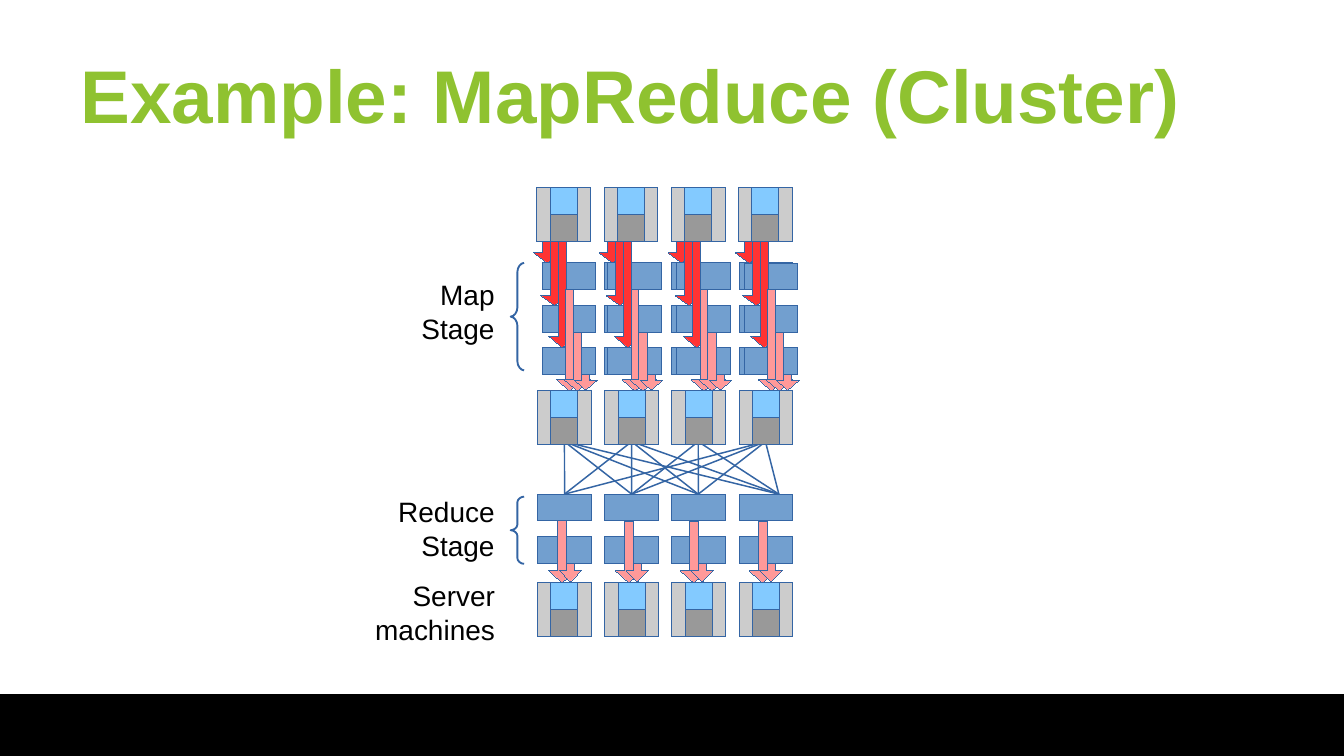
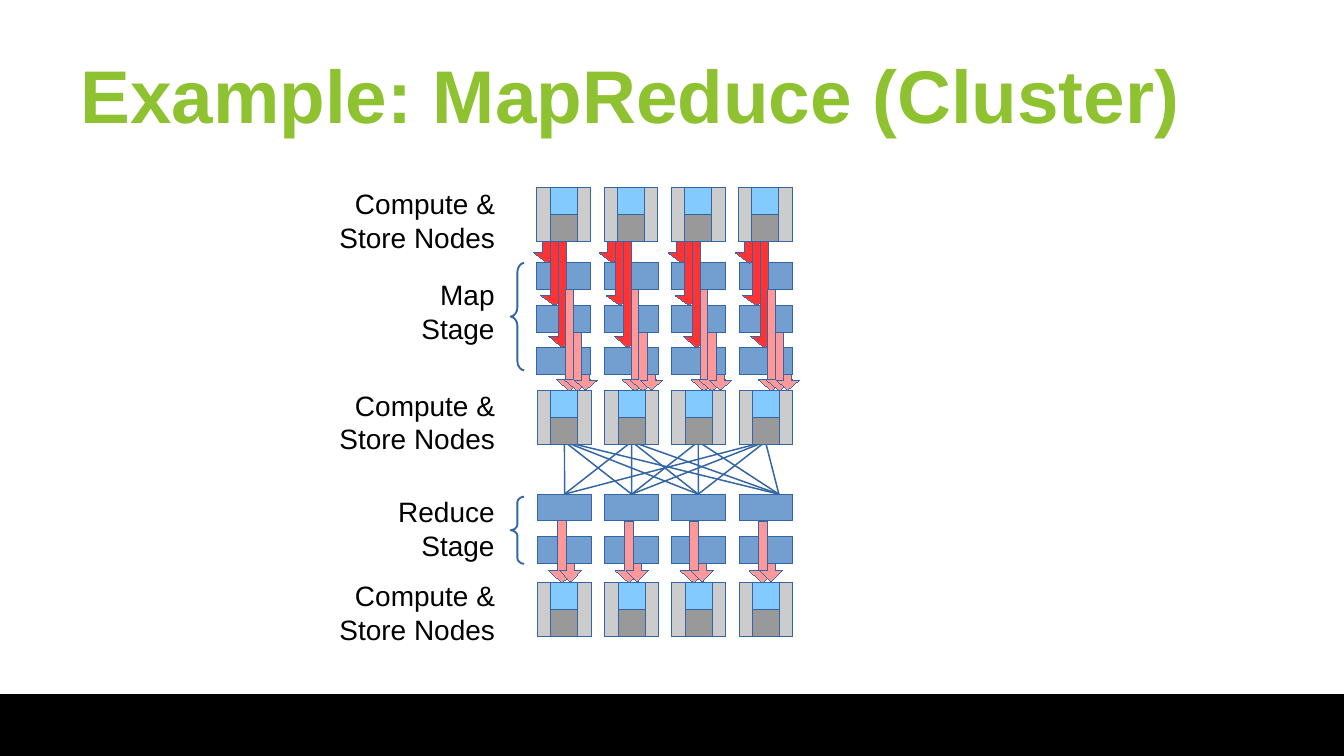
Before and after one commit to huangyibo/spark-summit-18, a slide deck: slide 4 of slides/spark-summit-18.odp. Drawn at 1344x756 pixels with LibreOffice and Linux fonts; fonts in the diff are those of the drawing; background and template pictures are left out. Boxes give left, top, right and bottom in pixels: in the first picture for what was removed or moved away, otherwise in the second. Text is boxed around its words. In the diff, an @@ line names an element or a change of style, - is before the commit and + after.

Commit message:
slides

```diff
--- a/slides/spark-summit-18.odp
+++ b/slides/spark-summit-18.odp
@@ text added at box(339, 194, 495, 249), 15 pt, text #000000 @@
+Compute & Store Nodes
@@ rectangle removed at box(607, 263, 661, 290) @@
@@ rectangle removed at box(677, 263, 731, 290) @@
@@ rectangle removed at box(745, 263, 798, 290) @@
@@ rectangle removed at box(607, 305, 661, 332) @@
@@ rectangle removed at box(677, 305, 731, 332) @@
@@ rectangle removed at box(745, 305, 798, 332) @@
@@ 3 rectangles: place and size @@
-3 rectangles at box(542, 263, 595, 375)
+3 rectangles at box(538, 263, 591, 375)
@@ rectangle removed at box(607, 348, 661, 375) @@
@@ rectangle removed at box(677, 348, 731, 375) @@
@@ rectangle removed at box(745, 348, 798, 375) @@
@@ text added at box(339, 396, 495, 450), 15 pt, text #000000 @@
+Compute & Store Nodes
@@ text added at box(339, 586, 495, 641), 15 pt, text #000000 @@
+Compute & Store Nodes
@@ text removed at box(375, 586, 495, 641) @@
-Server machines
```
Also in this commit, not shown: 2 other slides changed, 1 slide added, 1 slide removed.
